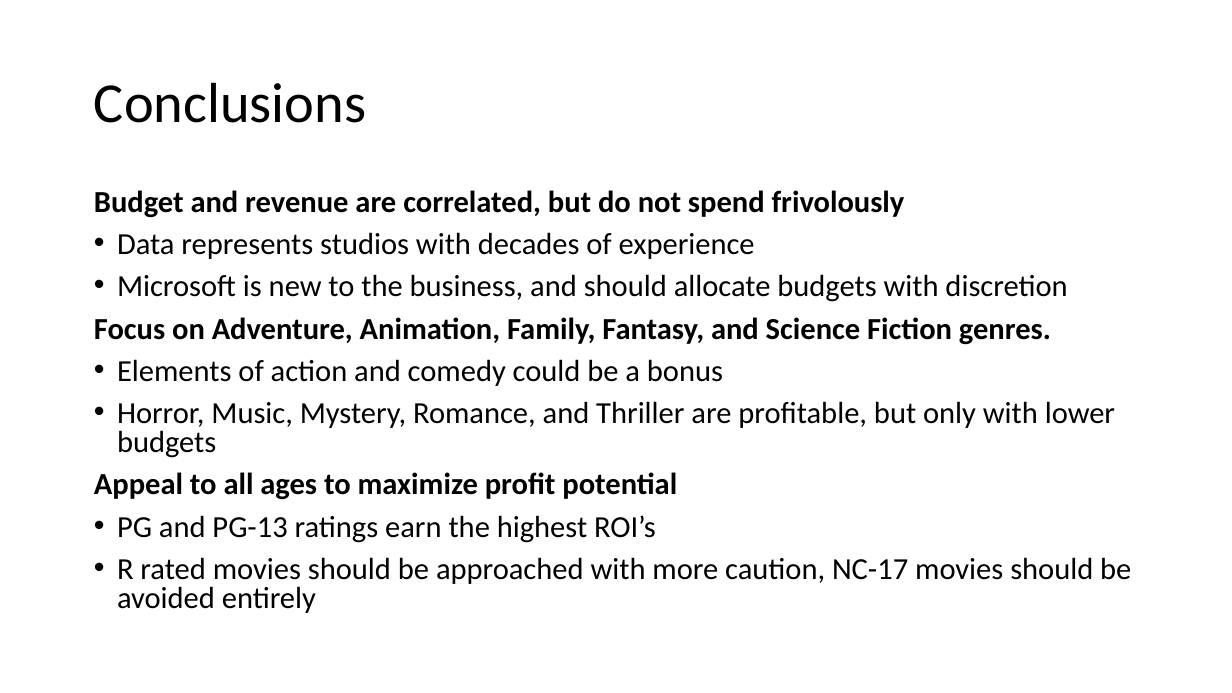
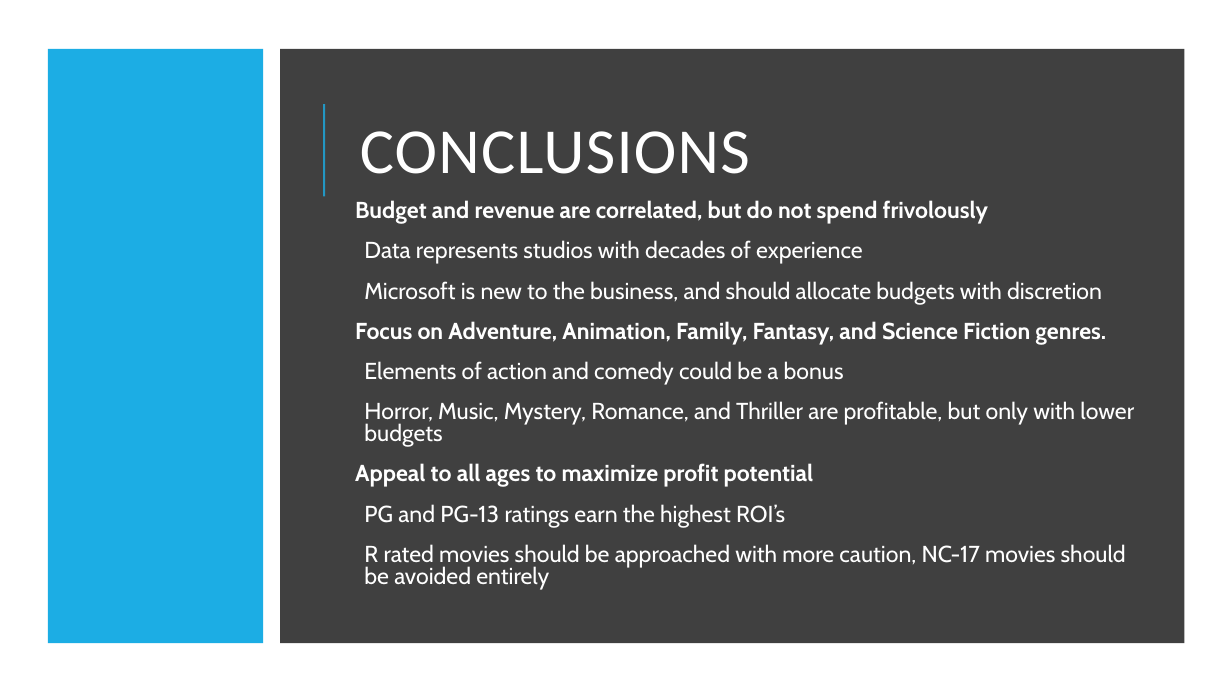
Before and after one commit to Drymander/dsc-phase-1-project, a slide deck: slide 10 of images/Box Office Analysis.pptx. Drawn at 1232x693 pixels with LibreOffice and Linux fonts; fonts in the diff are those of the drawing. Boxes give left, top, right and bottom in pixels: in the first picture for what was removed or moved away, otherwise in the second. Text is boxed around its words. In the diff, an @@ line names an element or a change of style, - is before the commit and + after.

```diff
--- a/images/Box Office Analysis.pptx
+++ b/images/Box Office Analysis.pptx
@@ background #FFFFFF to #335B74 @@
@@ rectangle added at box(0, 0, 1232, 693), fill #FFFFFF @@
@@ rectangle added at box(48, 49, 263, 643), fill #1CADE4 @@
@@ rectangle added at box(280, 49, 1185, 643), fill #404040 @@
@@ line added from (324, 197) to (324, 104), #1CADE4 1.5 pt @@
@@ title at box(360, 131, 750, 174): text changed; size 44 to 50 pt; text colour #000000 to #FFFFFF @@
-Conclusions
+CONCLUSIONS
@@ text "Budget and revenue are correlated, ...": place and size @@
-text "Budget and revenue are correlated, ..." at box(94, 190, 1131, 613)
+text "Budget and revenue are correlated, ..." at box(355, 200, 1134, 590)
@@ text "Budget and revenue are correlated, ..." at box(355, 200, 1134, 590): size 23.8 to 18 pt, font Calibri to Cabin, text colour #000000 to #FFFFFF; more space between paragraphs; bullet • to   @@
```
Also in this commit, not shown: 4 other slides changed, 6 slides added, 6 slides removed, 2 other files.
